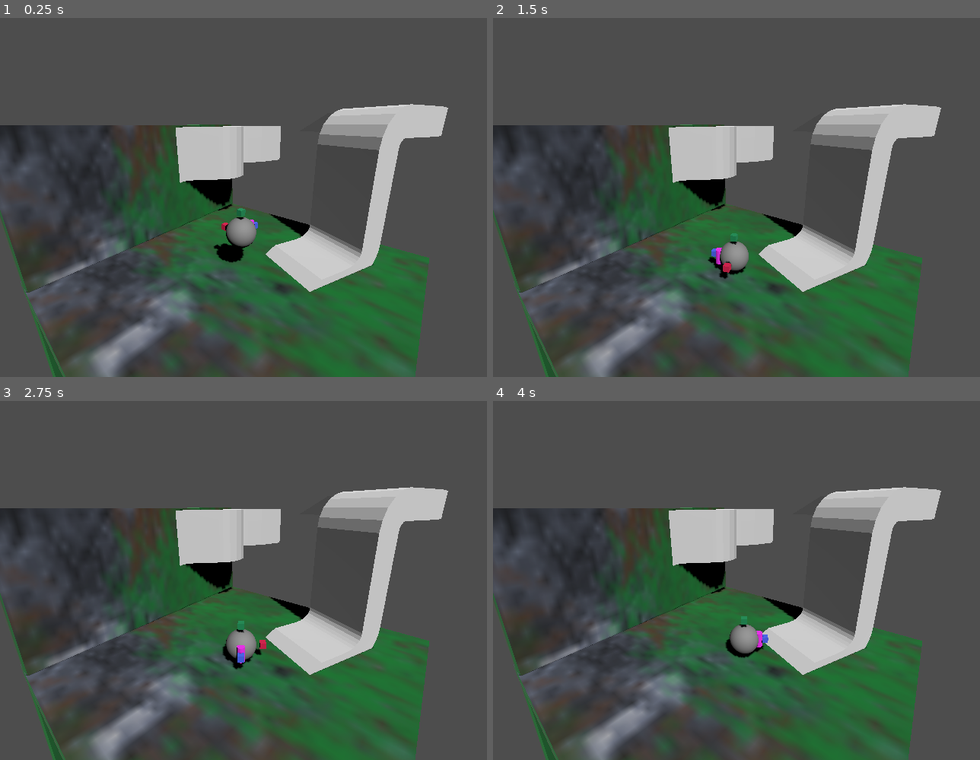
Above: before the commit, frames 1-4 (two rows, left to right).
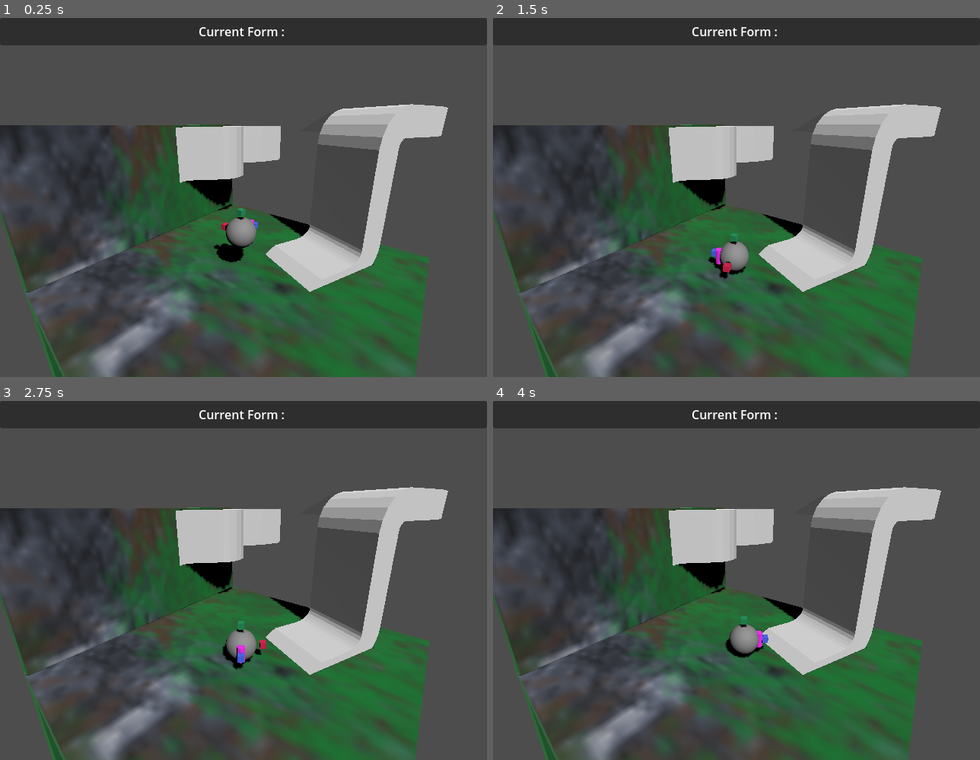
Above: after the commit, the same moments.

Repository: LettucePie/druid
Game: Godot game, scene res://playscenes/play_0.tscn
Same seed, same stepped clock (60 frames per second), same inputs: the game is played once before the commit and once after it. Before the commit the project starts from res://stages/stage_0.tscn.
Inputs:
- Up to frame 1 (0.25 s): no input
- Up to frame 2 (1.5 s): tap Enter at 0.5 s; hold Right (ui_right) 0.53-1.28 s; tap D (stick_l_x+) at 0.6 s; tap Space at 1.25 s; hold Down (ui_down) from 1.28 s (still down); tap A (stick_l_x-) at 1.35 s
- Up to frame 3 (2.75 s): tap Enter at 2 s; release Down (ui_down) at 2.03 s; hold Right (ui_right) from 2.03 s (still down); tap S (stick_l_y+) at 2.1 s
- Up to frame 4 (4 s): tap Space at 2.75 s; release Right (ui_right) at 2.78 s; hold Up (ui_up) 2.78-3.53 s; tap W (stick_l_y-) at 2.85 s; tap Enter at 3.5 s; hold Left (ui_left) from 3.53 s (still down); tap D (stick_l_x+) at 3.6 s

The runs differ from the first frame. In frame 1, 7.6% of the frame differs, in the area x 0-100%, y 0-8%; in frame 2, 7.6%; in frame 3, 7.6%; in frame 4, 7.6%.

Commit message:
connected gui/player/stage system

Diff:
--- a/core/player.gd
+++ b/core/player.gd
@@ -1,16 +1,25 @@
 extends CharacterBody3D
 
+class_name Player
 
+## Signals
+signal report_current_form(form)
+
+
+## Movement Variables
 const SPEED = 5.0
 const JUMP_VELOCITY = 4.5
 const MAG_PULL = SPEED + 1.5
-
 var previous_normal : Vector3 = Vector3.UP
 var current_cam : Camera3D
 @onready var edge_ray : RayCast3D = $swivel_ring/edge_ray
+var gravity = ProjectSettings.get_setting("physics/3d/default_gravity")
 
-# Get the gravity from the project settings to be synced with RigidBody nodes.
-var gravity = ProjectSettings.get_setting("physics/3d/default_gravity")
+
+## Druid Variables
+enum Form {HUMAN, SPIDER, RAT, WOLF}
+var available_forms : Array = [Form.HUMAN, Form.SPIDER]
+var current_form : Form = Form.HUMAN
 
 
 func _ready():
@@ -19,6 +28,31 @@
 #	floor_max_angle = PI
 
 
+###
+### Druid Form Block
+###
+func set_form_to(form : Form):
+	if available_forms.has(form):
+		current_form = form
+	emit_signal("report_current_form", form_as_string(form))
+
+
+func form_as_string(form : Form) -> String:
+	var result : String = "Form"
+	if form == Form.HUMAN:
+		result = "Human"
+	if form == Form.SPIDER:
+		result = "Spider"
+	if form == Form.RAT:
+		result = "Rat"
+	if form == Form.WOLF:
+		result = "Wolf"
+	return result
+
+
+###
+### Movement Block
+###
 func update_up(up : Vector3):
 	previous_normal = get_up_direction()
 	set_up_direction(up)
--- /dev/null
+++ b/playscenes/play_0.tscn
@@ -0,0 +1,14 @@
+[gd_scene load_steps=5 format=3 uid="uid://38xabr081erv"]
+
+[ext_resource type="PackedScene" uid="uid://ddgwvml0m7dbo" path="res://stages/stage_0.tscn" id="1_2168l"]
+[ext_resource type="Script" path="res://playscenes/play_setup.gd" id="1_eekld"]
+[ext_resource type="PackedScene" uid="uid://bmicu2av4r0qn" path="res://core/player.tscn" id="2_tdm4s"]
+[ext_resource type="PackedScene" uid="uid://i24gu0sj315s" path="res://ui/gui.tscn" id="3_7kqrl"]
+
+[node name="play_0" type="Node"]
+script = ExtResource("1_eekld")
+player_scene = ExtResource("2_tdm4s")
+
+[node name="stage_0" parent="." instance=ExtResource("1_2168l")]
+
+[node name="gui" parent="." instance=ExtResource("3_7kqrl")]
--- /dev/null
+++ b/playscenes/play_setup.gd
@@ -0,0 +1,62 @@
+extends Node
+
+@export var player_scene : PackedScene
+
+## Core Variables
+@export var stage : Stage
+@export var gui : Control
+var player : Player
+
+
+func gather_core() -> bool:
+	var children : Array = get_children()
+	var stage_found : bool = false
+	var gui_found : bool = false
+	if children.size() > 0:
+		for child in children:
+			if child is Node3D and !stage_found:
+				stage_found = true
+				stage = child
+			if child is Control and !gui_found:
+				gui_found = true
+				gui = child
+	else:
+		return false
+	return stage_found and gui_found == true
+
+
+func connect_core() -> bool:
+	player.connect("report_current_form", gui.set_current_form)
+	return true
+
+
+func _ready():
+	var stage_gui_present : bool = false
+	if stage == null or gui == null:
+		if gather_core():
+			stage_gui_present = true
+		else:
+			print("Failed to find Core Elements")
+			get_tree().quit()
+	else:
+		stage_gui_present = true
+	if player_scene != null:
+		player = player_scene.instantiate()
+		add_child(player)
+	else:
+		print("Failed to find and instantiate Player Scene")
+		get_tree().quit()
+	if connect_core():
+		print("Core elements signals are connected")
+	else:
+		print("Failed to connect Core ELements")
+		get_tree().quit()
+
+
+func initialize_player():
+	player.position = stage.checkpoint_spawns[stage.current_checkpoint].position
+
+
+# Called every frame. 'delta' is the elapsed time since the previous frame.
+func _process(delta):
+	pass
--- a/project.godot
+++ b/project.godot
@@ -11,7 +11,7 @@
 [application]
 
 config/name="Druid"
-run/main_scene="res://stages/stage_0.tscn"
+run/main_scene="res://playscenes/play_0.tscn"
 config/features=PackedStringArray("4.0", "Mobile")
 config/icon="res://icon.svg"
 
@@ -25,6 +25,7 @@
 jump={
 "deadzone": 0.5,
 "events": [Object(InputEventJoypadButton,"resource_local_to_scene":false,"resource_name":"","device":-1,"button_index":0,"pressure":0.0,"pressed":false,"script":null)
+, Object(InputEventKey,"resource_local_to_scene":false,"resource_name":"","device":-1,"window_id":0,"alt_pressed":false,"shift_pressed":false,"ctrl_pressed":false,"meta_pressed":false,"pressed":false,"keycode":0,"physical_keycode":32,"key_label":0,"unicode":32,"echo":false,"script":null)
 ]
 }
 stick_l_x-={
--- /dev/null
+++ b/stages/stage.gd
@@ -0,0 +1,16 @@
+extends Node3D
+
+class_name Stage
+
+@export var checkpoint_spawns : Array[Marker3D]
+@export var checkpoint_gates : Array
+var current_checkpoint : int = 0
+
+# Called when the node enters the scene tree for the first time.
+func _ready():
+	pass # Replace with function body.
+
+
+# Called every frame. 'delta' is the elapsed time since the previous frame.
+func _process(delta):
+	pass
--- a/stages/stage_0.tscn
+++ b/stages/stage_0.tscn
@@ -1,6 +1,6 @@
 [gd_scene load_steps=7 format=3 uid="uid://ddgwvml0m7dbo"]
 
-[ext_resource type="PackedScene" uid="uid://bmicu2av4r0qn" path="res://core/player.tscn" id="1_sw48k"]
+[ext_resource type="Script" path="res://stages/stage.gd" id="1_8cdmm"]
 [ext_resource type="Texture2D" uid="uid://d4h6a07wyekdn" path="res://art/textures/forest_floor_a.png" id="2_mqfbb"]
 [ext_resource type="PackedScene" uid="uid://kakcm6rnbmqo" path="res://core/stage_pieces/winding_shape_a.tscn" id="3_g1715"]
 
@@ -14,14 +14,14 @@
 size = Vector3(10, 0.5, 10)
 
 [node name="stage_0" type="Node3D"]
+script = ExtResource("1_8cdmm")
+checkpoint_spawns = Array[Marker3D]([null])
 
 [node name="cam_dial" type="Node3D" parent="."]
 
 [node name="Room_Cam" type="Camera3D" parent="cam_dial"]
 transform = Transform3D(0.771658, -0.190021, 0.606989, 0, 0.954329, 0.298758, -0.636038, -0.230539, 0.736416, 4.51547, 5.02769, 5.35311)
 current = true
-
-[node name="player" parent="." instance=ExtResource("1_sw48k")]
 
 [node name="floor" type="StaticBody3D" parent="."]
 
@@ -51,3 +51,6 @@
 
 [node name="winding_shape_a2" parent="." instance=ExtResource("3_g1715")]
 transform = Transform3D(-0.330499, 0.360752, -2.23517e-08, -4.83416e-08, 7.37777e-11, 0.489256, 0.360752, 0.330499, 1.49012e-08, -5.74571, 3.70953, -5.74007)
+
+[node name="spawn_0" type="Marker3D" parent="."]
+transform = Transform3D(1, 0, 0, 0, 1, 0, 0, 0, 1, 0, 0.555856, 0)
--- /dev/null
+++ b/ui/gui.gd
@@ -0,0 +1,13 @@
+extends Control
+
+
+var current_form : String = "Human"
+
+
+func set_current_form(new_form : String):
+	current_form = new_form
+	update_info()
+
+
+func update_info():
+	$PanelContainer/current_form.text = current_form
--- /dev/null
+++ b/ui/gui.tscn
@@ -0,0 +1,25 @@
+[gd_scene load_steps=2 format=3 uid="uid://i24gu0sj315s"]
+
+[ext_resource type="Script" path="res://ui/gui.gd" id="1_1pmre"]
+
+[node name="gui" type="Control"]
+layout_mode = 3
+anchors_preset = 15
+anchor_right = 1.0
+anchor_bottom = 1.0
+grow_horizontal = 2
+grow_vertical = 2
+script = ExtResource("1_1pmre")
+
+[node name="PanelContainer" type="PanelContainer" parent="."]
+layout_mode = 1
+anchors_preset = 10
+anchor_right = 1.0
+offset_bottom = 36.0
+grow_horizontal = 2
+
+[node name="current_form" type="Label" parent="PanelContainer"]
+layout_mode = 2
+text = "Current Form : "
+horizontal_alignment = 1
+vertical_alignment = 1
